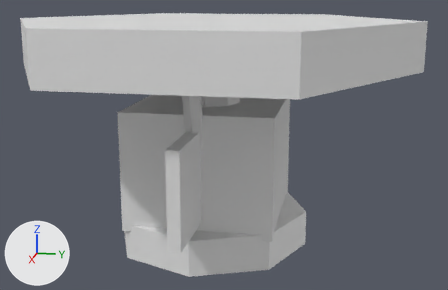
Two versions of the glTF model models/orbital_uplink.glb, one commit apart.
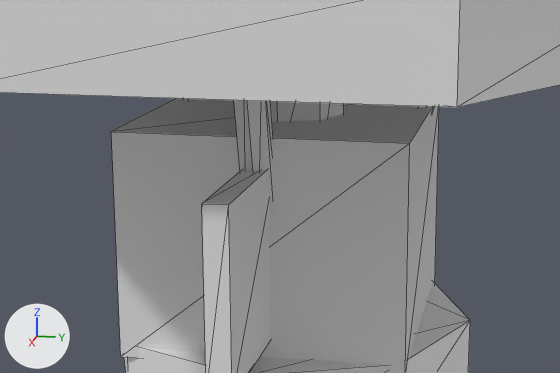
Each version is shown whole from a 50 mm camera at (0.2087, 0.0462, 0.0479) aimed at (0.0002, 0.0045, -0.0042), then close up on the part from 13% to 79% of the width and 15% to 83% of the height. The axes (+X, +Y, +Z) are drawn at lower left. The lights are the same throughout. The older version's two pictures come first. The close-ups show mesh edges as thin lines. Vertices at exactly the same position are counted once.

The first close-up shows 'MicrowaveUplink'.
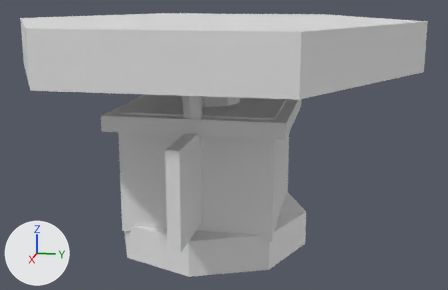
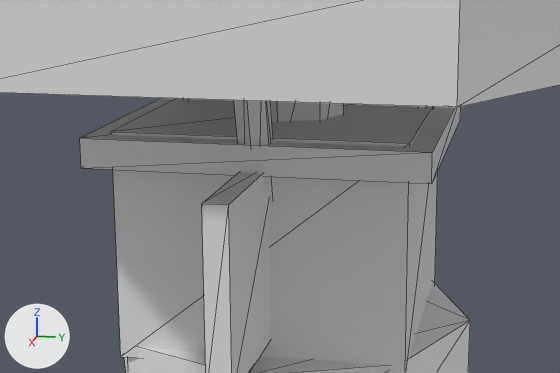
What the commit changed:
me_cylinder is used by ob_microwaveuplink; location (0.0, 0.0, 0.0).
me_cylinder had 120 vertices, 200 faces and spanned x -0.0606..0.0606, y -0.07..0.07, z -0.039..0.039.
me_cylinder now has 128 vertices, 212 faces and spans x -0.0606..0.0606, y -0.07..0.07, z -0.039..0.039.
me_cylinder part 1: a new loose piece, a box spanning x -0.029..0.029, y -0.029..0.029, z 0.0055..0.0105.

What differs and where, as boxes [x1, y1, x2, y2] in the close-ups (560 x 373 px):
part 1 of me_cylinder, added
    after: [80, 98, 461, 184]
